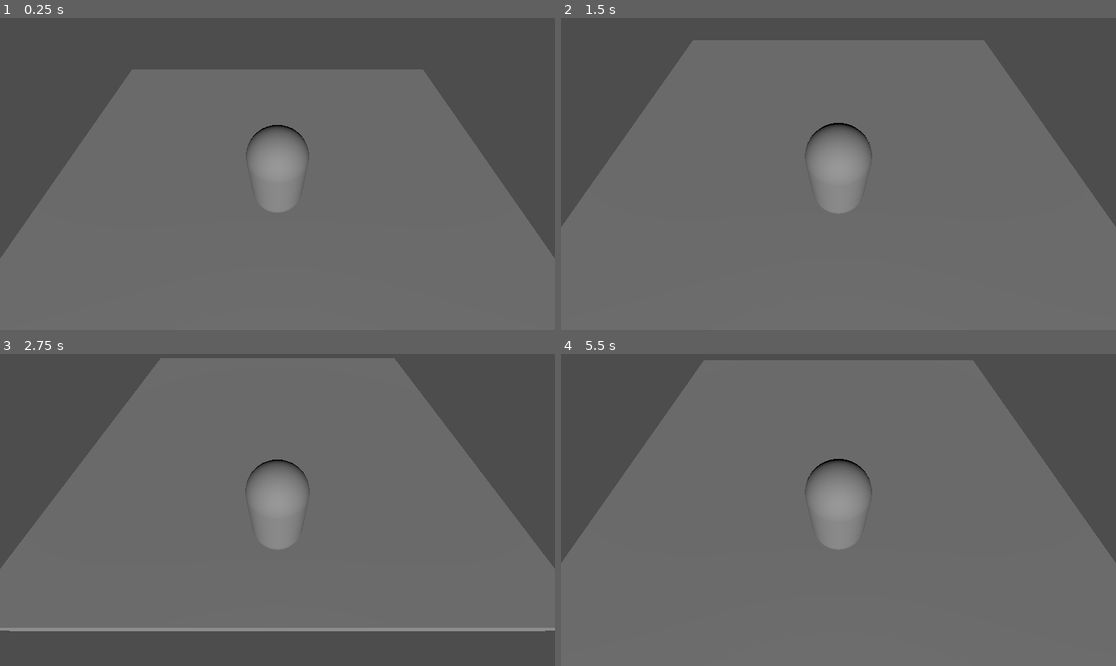
Above: before the commit, frames 1-4 (two rows, left to right).
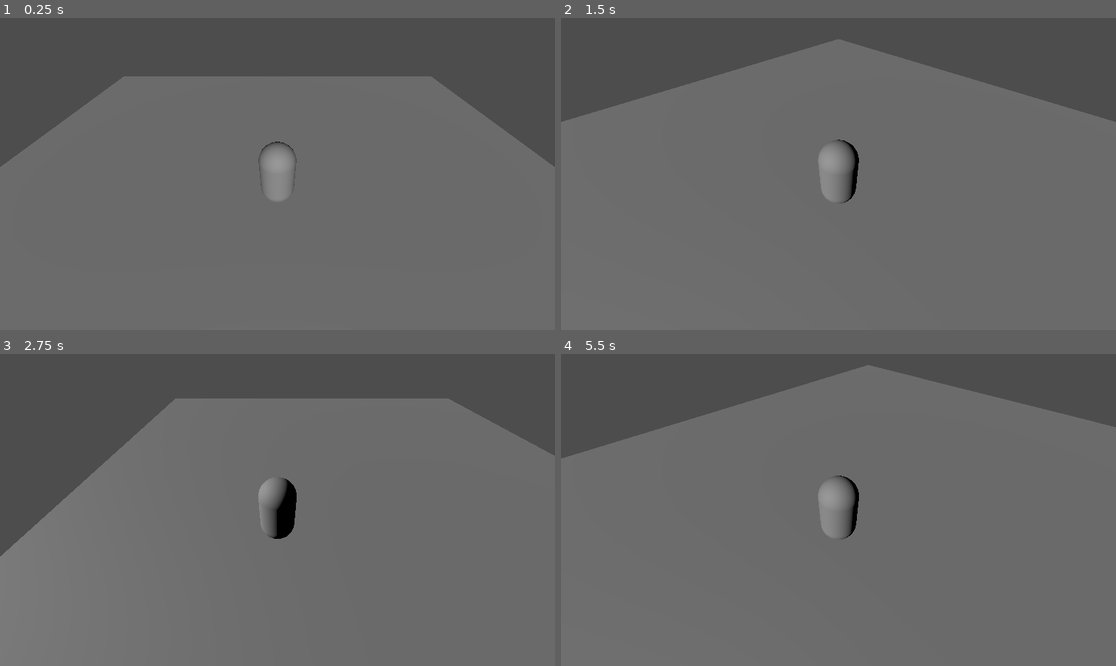
Above: after the commit, the same moments.

Repository: notadoctortired/InvinciKnight
Game: Godot game, scene res://Maps/level.tscn
Two runs of this game, one before a commit and one after it. Both use one fixed random seed, a clock stepped at 60 frames per second and the inputs below.
Inputs:
- Up to frame 1 (0.25 s): no input
- Up to frame 2 (1.5 s): hold Q (rotate_right, bound only after the commit) 0.53-1.28 s; hold S (down) from 1.28 s (still down)
- Up to frame 3 (2.75 s): release S (down) at 2.03 s; hold Q (rotate_right, bound only after the commit) from 2.03 s (still down)
- Up to frame 4 (5.5 s): release Q (rotate_right, bound only after the commit) at 2.78 s; hold W (up) 2.78-3.53 s; hold E (rotate_left, bound only after the commit) 3.53-5.03 s; tap Enter at 4.25 s; tap Space at 5 s; hold S (down) from 5.03 s (still down)

The runs differ from the first frame. In frame 1, 8.7% of the frame differs, in the area x 0-100%, y 16-78%; in frame 2, 11%; in frame 3, 26%, in the area x 0-100%, y 1-100%; in frame 4, 13%.

Commit message:
Added player health and damage function, added camera rotation by rotating player body by 45degrees per input

Diff:
--- a/Maps/level.tscn
+++ b/Maps/level.tscn
@@ -5,14 +5,14 @@
 [sub_resource type="BoxMesh" id="BoxMesh_5xgho"]
 
 [sub_resource type="BoxShape3D" id="BoxShape3D_u52ul"]
-size = Vector3(11, 1, 11)
+size = Vector3(21, 1, 21)
 
 [node name="Level" type="Node3D" unique_id=2013447816]
 
 [node name="Floor" type="StaticBody3D" parent="." unique_id=1815422157]
 
 [node name="MeshInstance3D" type="MeshInstance3D" parent="Floor" unique_id=492850321]
-transform = Transform3D(11, 0, 0, 0, 1, 0, 0, 0, 11, 0, 0, 0)
+transform = Transform3D(21, 0, 0, 0, 1, 0, 0, 0, 21, 0, 0, 0)
 mesh = SubResource("BoxMesh_5xgho")
 
 [node name="CollisionShape3D" type="CollisionShape3D" parent="Floor" unique_id=1137832729]
--- a/Player/Scripts/player_controller.gd
+++ b/Player/Scripts/player_controller.gd
@@ -1,8 +1,8 @@
 extends CharacterBody3D
 
-
-const SPEED = 5.0
-
+@export_category("Player Values")
+@export var health: float
+@export var speed: float
 
 func _physics_process(delta: float) -> void:
 	if not is_on_floor():
@@ -12,10 +12,21 @@
 	var direction = (transform.basis * Vector3(input_dir.x, 0, input_dir.y)).normalized()
 
 	if direction:
-		velocity.x = direction.x * SPEED
-		velocity.z = direction.z * SPEED
+		velocity.x = direction.x * speed
+		velocity.z = direction.z * speed
 	else:
-		velocity.x = move_toward(velocity.x, 0, SPEED)
-		velocity.z = move_toward(velocity.z, 0, SPEED)
+		velocity.x = move_toward(velocity.x, 0, speed)
+		velocity.z = move_toward(velocity.z, 0, speed)
 
 	move_and_slide()
+
+func _input(event: InputEvent):
+	if event.is_action_pressed("rotate_right"):
+		# 0.7853982 is 45 degrees in radians
+		rotate_y(0.7853982)
+
+	if event.is_action_pressed("rotate_left"):
+		rotate_y(-0.7853982)
+
+func damage(damage_amount: float):
+	health -= damage_amount
--- a/Player/player.tscn
+++ b/Player/player.tscn
@@ -11,6 +11,8 @@
 
 [node name="PlayerBody" type="CharacterBody3D" parent="." unique_id=580162055]
 script = ExtResource("1_l8h54")
+health = 100.0
+speed = 5.0
 
 [node name="PlaceholderMesh" type="MeshInstance3D" parent="PlayerBody" unique_id=57317801]
 mesh = SubResource("CapsuleMesh_hvfyp")
@@ -19,10 +21,10 @@
 shape = SubResource("CapsuleShape3D_l8h54")
 
 [node name="CameraSocket" type="Node3D" parent="PlayerBody" unique_id=1018338127]
-transform = Transform3D(1, 0, 0, 0, 1, 0, 0, 0, 1, 0, 3, 2)
+transform = Transform3D(1, 0, 0, 0, 1, 0, 0, 0, 1, 0, 4, 4)
 
 [node name="Camera" type="Camera3D" parent="." unique_id=1293427983 node_paths=PackedStringArray("target_follow", "target_look")]
 script = ExtResource("2_4ntmi")
 target_follow = NodePath("../PlayerBody/CameraSocket")
 target_look = NodePath("../PlayerBody")
-follow_speed = 20.0
+follow_speed = 10.0
--- a/project.godot
+++ b/project.godot
@@ -41,6 +41,18 @@
 , Object(InputEventKey,"resource_local_to_scene":false,"resource_name":"","device":-1,"window_id":0,"alt_pressed":false …(186 unchanged characters)…
 ]
 }
+rotate_right={
+"deadzone": 0.2,
+"events": [Object(InputEventKey,"resource_local_to_scene":false,"resource_name":"","device":-1,"window_id":0,"alt_pressed":false,"shift_pressed":false,"ctrl_pressed":false,"meta_pressed":false,"pressed":false,"keycode":0,"physical_keycode":81,"key_label":0,"unicode":113,"location":0,"echo":false,"script":null)
+, Object(InputEventMouseButton,"resource_local_to_scene":false,"resource_name":"","device":-1,"window_id":0,"alt_pressed":false,"shift_pressed":false,"ctrl_pressed":false,"meta_pressed":false,"button_mask":2,"position":Vector2(176, 18),"global_position":Vector2(185, 66),"factor":1.0,"button_index":2,"canceled":false,"pressed":true,"double_click":false,"script":null)
+]
+}
+rotate_left={
+"deadzone": 0.2,
+"events": [Object(InputEventKey,"resource_local_to_scene":false,"resource_name":"","device":-1,"window_id":0,"alt_pressed":false,"shift_pressed":false,"ctrl_pressed":false,"meta_pressed":false,"pressed":false,"keycode":0,"physical_keycode":69,"key_label":0,"unicode":101,"location":0,"echo":false,"script":null)
+, Object(InputEventMouseButton,"resource_local_to_scene":false,"resource_name":"","device":-1,"window_id":0,"alt_pressed":false,"shift_pressed":false,"ctrl_pressed":false,"meta_pressed":false,"button_mask":1,"position":Vector2(61, 15),"global_position":Vector2(70, 63),"factor":1.0,"button_index":1,"canceled":false,"pressed":true,"double_click":false,"script":null)
+]
+}
 
 [physics]
 
